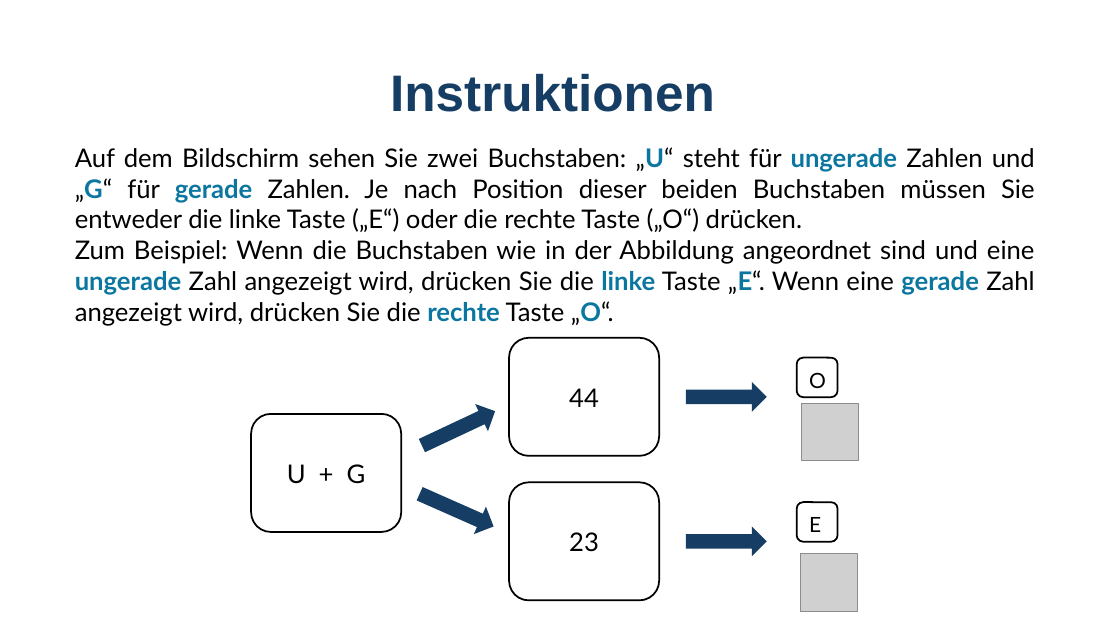
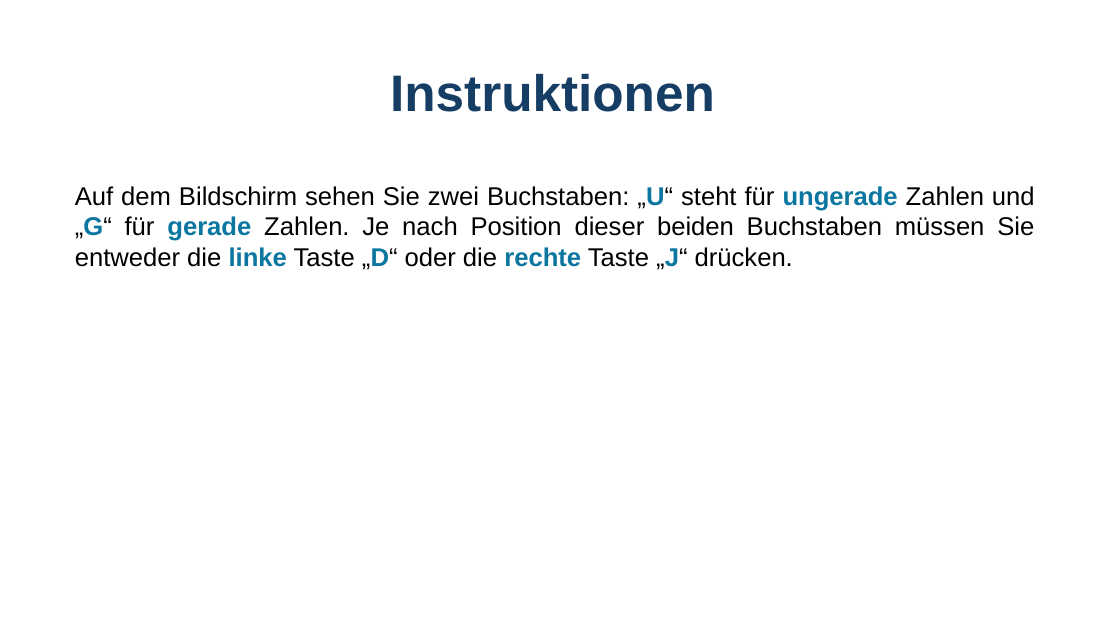
Before and after one commit to GidonFrischkorn/Ambizione-IndividualDifferencesStudy, a slide deck: slide 3 of tasks/29-digit-judgement-changing/instructions_digit_changeSR.pptx. Drawn at 1120x630 pixels with LibreOffice and Linux fonts; fonts in the diff are those of the drawing; grey boxes stand for pictures. Boxes give left, top, right and bottom in pixels: in the first picture for what was removed or moved away, otherwise in the second. Text is boxed around its words. In the diff, an @@ line names an element or a change of style, - is before the commit and + after.

```diff
--- a/tasks/29-digit-judgement-changing/instructions_digit_changeSR.pptx
+++ b/tasks/29-digit-judgement-changing/instructions_digit_changeSR.pptx
@@ text at (75,186,1035,270): text changed; font Lato to Arial @@
-Auf dem Bildschirm sehen Sie zwei Buchstaben: „U“ steht für ungerade Zahlen und „G“ für gerade Zahlen. Je nach Position dieser beiden Buchstaben müssen Sie entweder die linke Taste („E“) oder die rechte Taste („O“) drücken.
-Zum Beispiel: Wenn die Buchstaben wie in der Abbildung angeordnet sind und eine ungerade Zahl angezeigt wird, drücken Sie die linke Taste „E“. Wenn eine gerade Zahl angezeigt wird, drücken Sie die rechte Taste „O“.
+Auf dem Bildschirm sehen Sie zwei Buchstaben: „U“ steht für ungerade Zahlen und „G“ für gerade Zahlen. Je nach Position dieser beiden Buchstaben müssen Sie entweder die linke Taste „D“ oder die rechte Taste „J“ drücken.
@@ group removed at (251,338,859,611): 5 rounded rectangles, 5 texts, 4 right arrows, 2 pictures @@
-U + G
-44
-23
-O
-E
```
Also in this commit, not shown: 2 other slides changed, 1 slide added, 11 other files.
